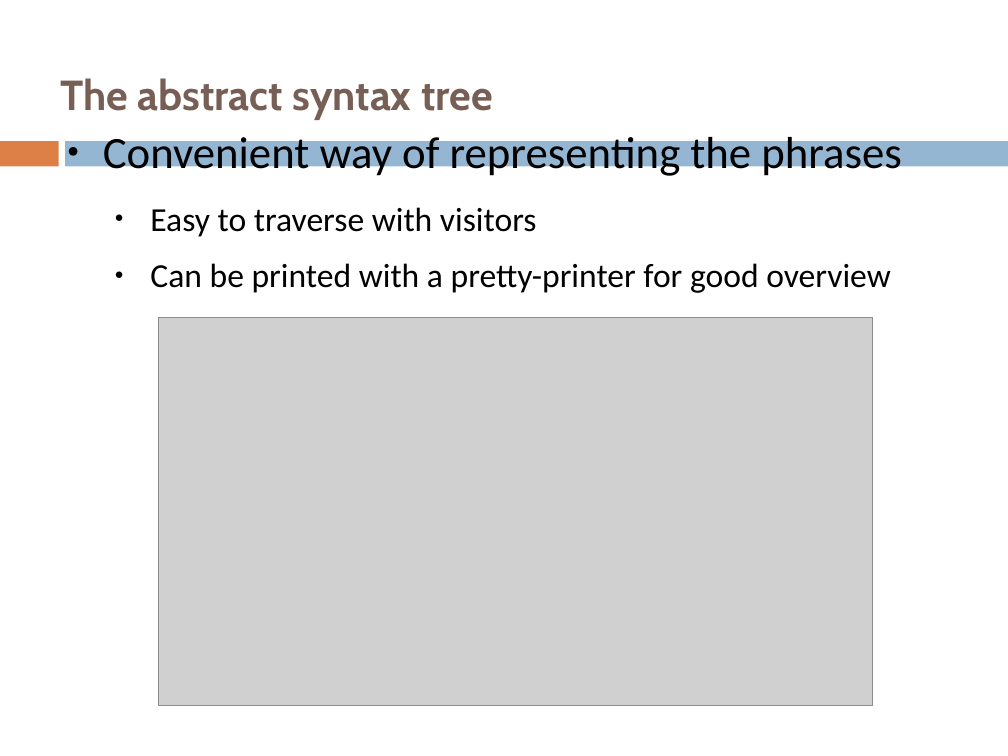
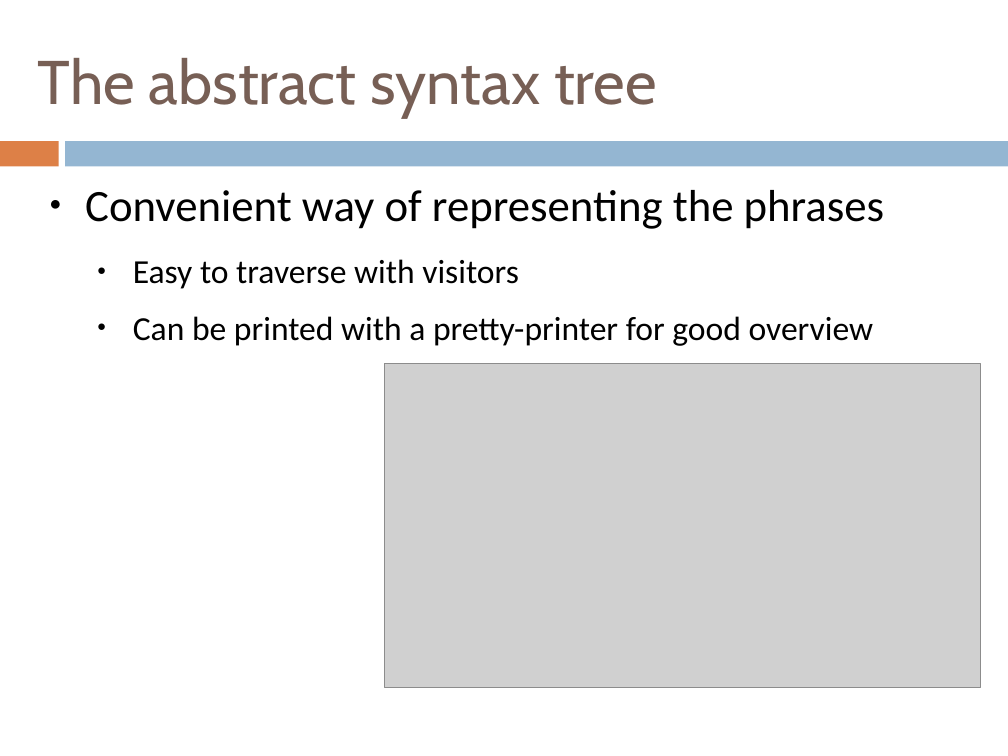
Before and after one commit to henrikklarup/sw402a, a slide deck: slide 18 of Project/præsentation/lasse.pptx (slide 19 before the commit). Drawn at 1008x756 pixels with LibreOffice and Linux fonts; fonts in the diff are those of the drawing; grey boxes stand for pictures. Boxes give left, top, right and bottom in pixels: in the first picture for what was removed or moved away, otherwise in the second. Text is boxed around its words. In the diff, an @@ line names an element or a change of style, - is before the commit and + after.

```diff
--- a/Project/præsentation/lasse.pptx
+++ b/Project/præsentation/lasse.pptx
@@ title "The abstract syntax tree": place and size @@
-title "The abstract syntax tree" at (60, 78, 493, 120)
+title "The abstract syntax tree" at (38, 58, 657, 119)
@@ title "The abstract syntax tree" at (38, 58, 657, 119): size 30 to 44 pt, bold off @@
@@ text "Convenient way of representing the ..." rewrapped from (103, 131, 902, 293) to (85, 190, 885, 346) @@
@@ picture: place and size @@
-picture at (158, 318, 872, 706)
+picture at (385, 364, 981, 687)
```
Also in this commit, not shown: 31 other slides changed, 2 slides added, 2 slides removed.
